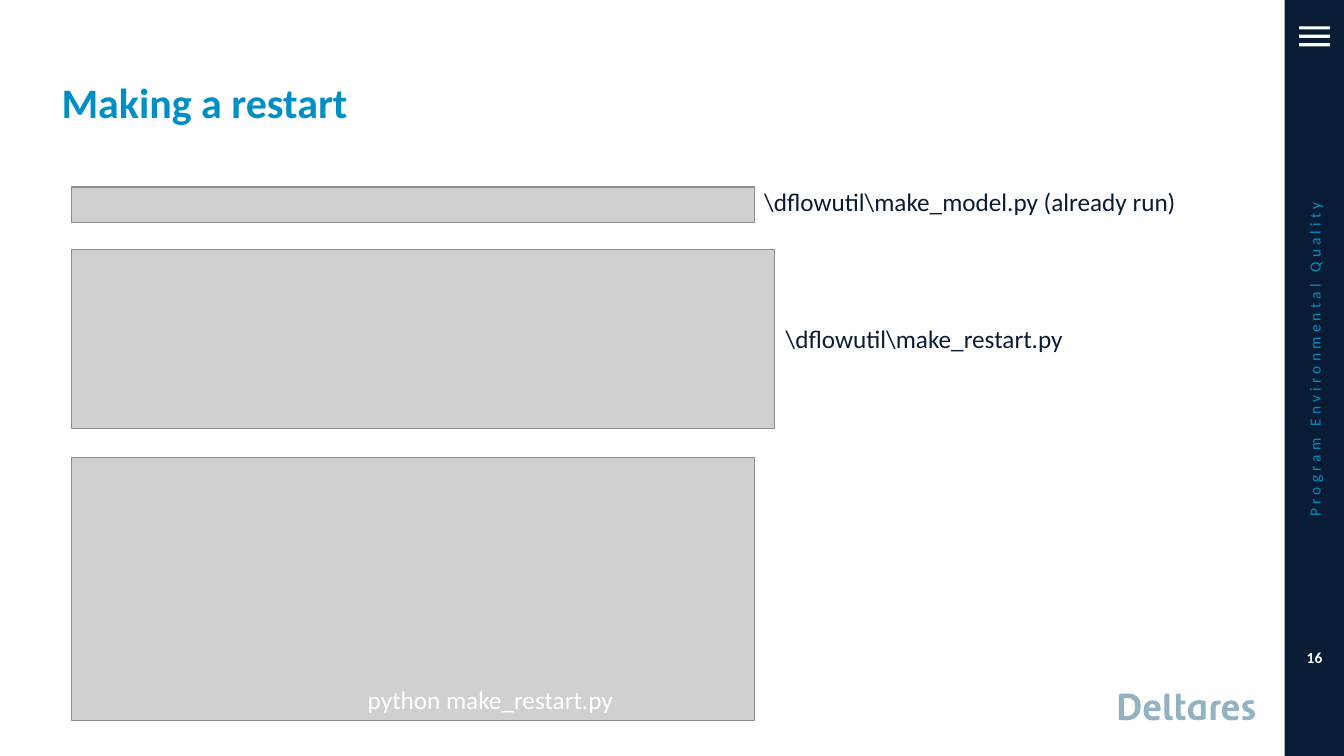
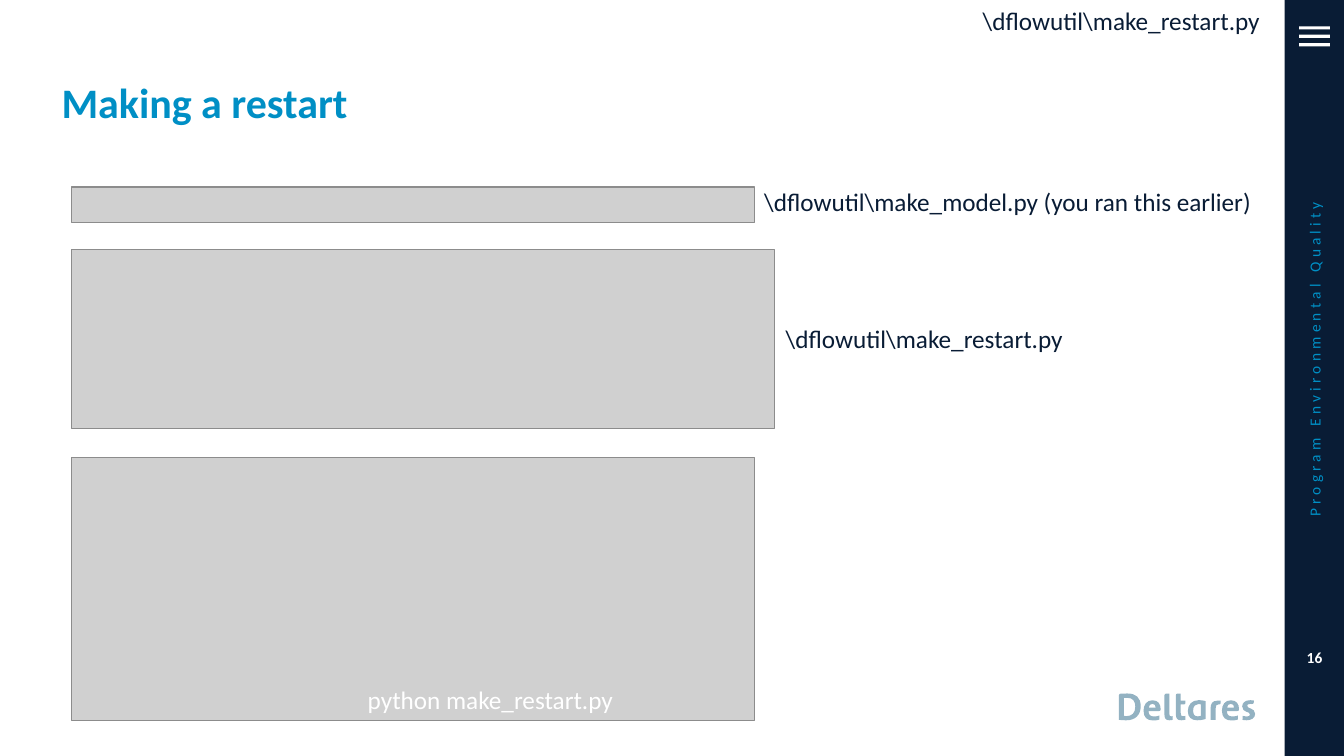
Before and after one commit to RSchueder/dflowutil, a slide deck: slide 16 of DFMWAQ_with_python.pptx. Drawn at 1344x756 pixels with LibreOffice and Linux fonts; fonts in the diff are those of the drawing; grey boxes stand for pictures; background and template pictures are left out. Boxes give left, top, right and bottom in pixels: in the first picture for what was removed or moved away, otherwise in the second. Text is boxed around its words. In the diff, an @@ line names an element or a change of style, - is before the commit and + after.

```diff
--- a/DFMWAQ_with_python.pptx
+++ b/DFMWAQ_with_python.pptx
@@ text added at box(983, 12, 1260, 34), 18 pt, text #091C35 @@
+\dflowutil\make_restart.py
@@ text at box(764, 192, 1251, 215): text changed @@
-\dflowutil\make_model.py (already run)
+\dflowutil\make_model.py (you ran this earlier)
```
Also in this commit, not shown: 14 other slides changed, 3 slides added, 6 other files.
